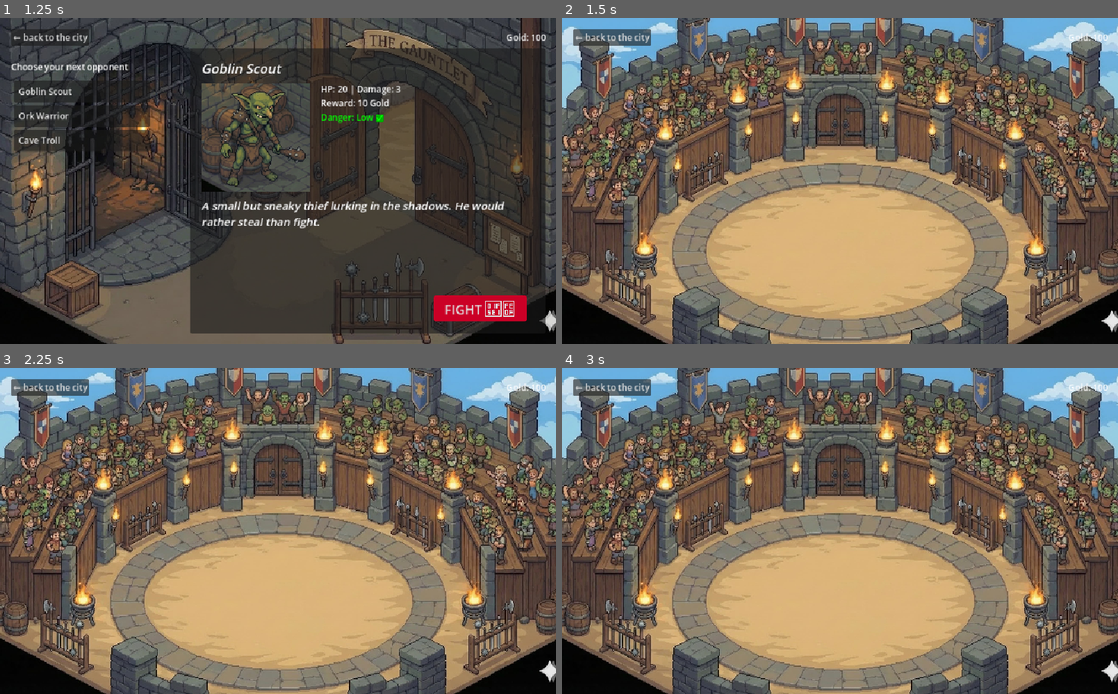
Above: before the commit, frames 1-4 (two rows, left to right).
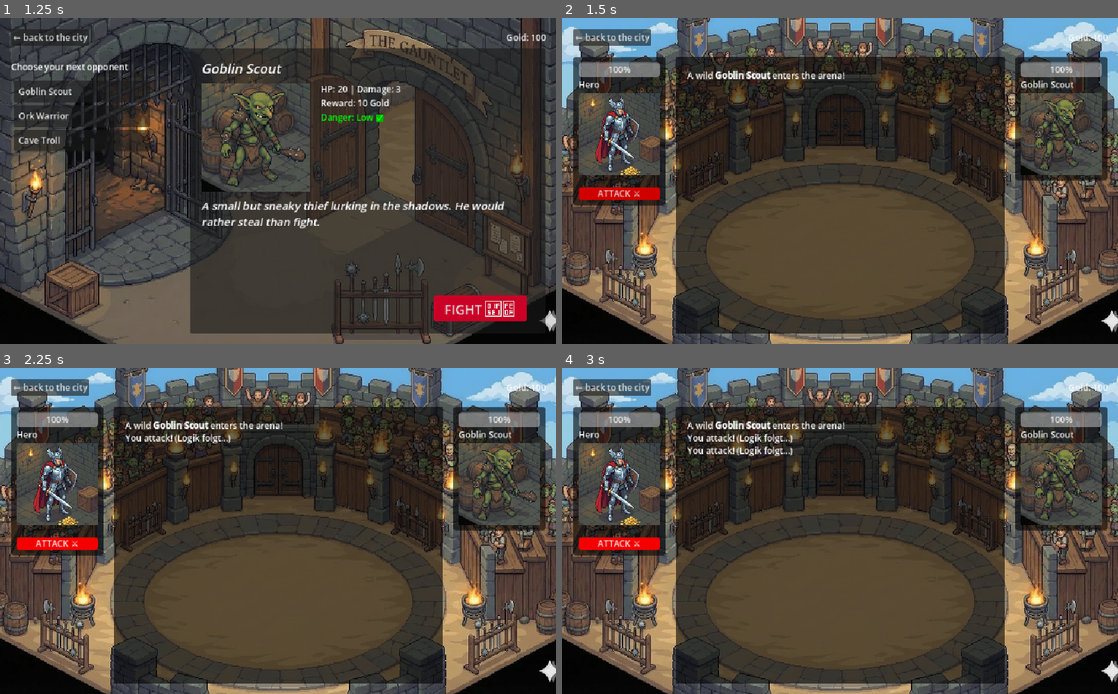
Above: after the commit, the same moments.

Repository: Plata101/Arena-In-Luskan-Godot
Game: Godot game, scene res://scenes/city_hub.tscn
The game is run twice, just before and just after one commit, with the same random seed, the same clock (stepped at 60 frames per second) and the same inputs. The engine's default icon, where the game draws it, is replaced by a stand-in: a white triangle on a blue panel in a dark square.
Inputs (mouse positions are in pixels of both pictures, inside the frame that each line leads up to):
- Up to frame 1 (1.25 s): click "Enter Arena" at 0.5 s
- Up to frame 2 (1.5 s): click "FIGHT 🗡️" at 1.25 s
- Up to frame 3 (2.25 s): click (55, 544) at 2 s, where only the run after the commit has a clickable "ATTACK ⚔️"
- Up to frame 4 (3 s): click (617, 544) at 2.75 s, where only the run after the commit has a clickable "ATTACK ⚔️"

Frame 1 is identical in both runs. In frame 2, 61% of the frame differs, in the area x 2-99%, y 11-97%; in frame 3, 61%; in frame 4, 61%.

Commit message:
battle scene layout

Diff:
--- a/scenes/battle.tscn
+++ b/scenes/battle.tscn
@@ -1,7 +1,49 @@
-[gd_scene load_steps=3 format=3 uid="uid://bib0uw033c255"]
+[gd_scene load_steps=10 format=3 uid="uid://bib0uw033c255"]
 
 [ext_resource type="Texture2D" uid="uid://0p6iudqoif6n" path="res://assets/sprites/arena-bg.jpg" id="1_dn72j"]
 [ext_resource type="Script" uid="uid://funfqv4qk4gl" path="res://scripts/battle.gd" id="1_th188"]
+[ext_resource type="Texture2D" uid="uid://dqldtypgjtpp" path="res://assets/sprites/hero.png" id="3_p1qf1"]
+
+[sub_resource type="StyleBoxFlat" id="StyleBoxFlat_th188"]
+content_margin_left = 10.0
+content_margin_top = 10.0
+content_margin_right = 10.0
+content_margin_bottom = 10.0
+bg_color = Color(0, 0, 0, 0.588235)
+corner_radius_top_left = 5
+corner_radius_top_right = 5
+corner_radius_bottom_right = 5
+corner_radius_bottom_left = 5
+
+[sub_resource type="StyleBoxEmpty" id="StyleBoxEmpty_p1qf1"]
+
+[sub_resource type="StyleBoxFlat" id="StyleBoxFlat_lpir7"]
+bg_color = Color(0.961518, 4.45209e-06, 9.62615e-07, 1)
+corner_radius_top_left = 5
+corner_radius_top_right = 5
+corner_radius_bottom_right = 5
+corner_radius_bottom_left = 5
+
+[sub_resource type="StyleBoxFlat" id="StyleBoxFlat_a12nh"]
+bg_color = Color(0.843137, 0, 0, 1)
+corner_radius_top_left = 5
+corner_radius_top_right = 5
+corner_radius_bottom_right = 5
+corner_radius_bottom_left = 5
+
+[sub_resource type="StyleBoxFlat" id="StyleBoxFlat_6vh42"]
+bg_color = Color(0.819608, 0, 0, 1)
+corner_radius_top_left = 5
+corner_radius_top_right = 5
+corner_radius_bottom_right = 5
+corner_radius_bottom_left = 5
+
+[sub_resource type="StyleBoxFlat" id="StyleBoxFlat_p1qf1"]
+content_margin_left = 20.0
+content_margin_top = 0.0
+content_margin_right = 20.0
+content_margin_bottom = 0.0
+bg_color = Color(0, 0, 0, 0.588235)
 
 [node name="Battle" type="Control"]
 layout_mode = 3
@@ -32,6 +74,7 @@
 
 [node name="VBoxContainer" type="VBoxContainer" parent="MarginContainer"]
 layout_mode = 2
+theme_override_constants/separation = 20
 
 [node name="HBoxContainer2" type="HBoxContainer" parent="MarginContainer/VBoxContainer"]
 layout_mode = 2
@@ -49,3 +92,84 @@
 unique_name_in_owner = true
 layout_mode = 2
 text = "Gold: 0"
+
+[node name="BattleField" type="HBoxContainer" parent="MarginContainer/VBoxContainer"]
+layout_mode = 2
+size_flags_vertical = 3
+theme_override_constants/separation = 20
+
+[node name="HeroPanel" type="PanelContainer" parent="MarginContainer/VBoxContainer/BattleField"]
+layout_mode = 2
+size_flags_vertical = 0
+theme_override_styles/panel = SubResource("StyleBoxFlat_th188")
+
+[node name="HeroColumn" type="VBoxContainer" parent="MarginContainer/VBoxContainer/BattleField/HeroPanel"]
+unique_name_in_owner = true
+custom_minimum_size = Vector2(150, 0)
+layout_mode = 2
+
+[node name="HeroHealth" type="ProgressBar" parent="MarginContainer/VBoxContainer/BattleField/HeroPanel/HeroColumn"]
+unique_name_in_owner = true
+layout_mode = 2
+value = 100.0
+
+[node name="HeroName" type="Label" parent="MarginContainer/VBoxContainer/BattleField/HeroPanel/HeroColumn"]
+unique_name_in_owner = true
+layout_mode = 2
+
+[node name="HeroVisual" type="TextureRect" parent="MarginContainer/VBoxContainer/BattleField/HeroPanel/HeroColumn"]
+unique_name_in_owner = true
+custom_minimum_size = Vector2(150, 150)
+layout_mode = 2
+texture = ExtResource("3_p1qf1")
+expand_mode = 1
+stretch_mode = 5
+
+[node name="Control" type="Control" parent="MarginContainer/VBoxContainer/BattleField/HeroPanel/HeroColumn"]
+custom_minimum_size = Vector2(0, 15)
+layout_mode = 2
+
+[node name="AttackButton" type="Button" parent="MarginContainer/VBoxContainer/BattleField/HeroPanel/HeroColumn"]
+unique_name_in_owner = true
+layout_mode = 2
+theme_override_styles/focus = SubResource("StyleBoxEmpty_p1qf1")
+theme_override_styles/hover = SubResource("StyleBoxFlat_lpir7")
+theme_override_styles/pressed = SubResource("StyleBoxFlat_a12nh")
+theme_override_styles/normal = SubResource("StyleBoxFlat_6vh42")
+text = "ATTACK ⚔️"
+
+[node name="LogArea" type="PanelContainer" parent="MarginContainer/VBoxContainer/BattleField"]
+layout_mode = 2
+size_flags_horizontal = 3
+theme_override_styles/panel = SubResource("StyleBoxFlat_p1qf1")
+
+[node name="BattleLog" type="RichTextLabel" parent="MarginContainer/VBoxContainer/BattleField/LogArea"]
+unique_name_in_owner = true
+layout_mode = 2
+
+[node name="EnemyPanel" type="PanelContainer" parent="MarginContainer/VBoxContainer/BattleField"]
+layout_mode = 2
+size_flags_vertical = 0
+theme_override_styles/panel = SubResource("StyleBoxFlat_th188")
+
+[node name="HeroColumn" type="VBoxContainer" parent="MarginContainer/VBoxContainer/BattleField/EnemyPanel"]
+custom_minimum_size = Vector2(150, 0)
+layout_mode = 2
+
+[node name="EnemyHealth" type="ProgressBar" parent="MarginContainer/VBoxContainer/BattleField/EnemyPanel/HeroColumn"]
+unique_name_in_owner = true
+layout_mode = 2
+value = 100.0
+
+[node name="EnemyName" type="Label" parent="MarginContainer/VBoxContainer/BattleField/EnemyPanel/HeroColumn"]
+unique_name_in_owner = true
+layout_mode = 2
+
+[node name="EnemyVisual" type="TextureRect" parent="MarginContainer/VBoxContainer/BattleField/EnemyPanel/HeroColumn"]
+unique_name_in_owner = true
+custom_minimum_size = Vector2(150, 150)
+layout_mode = 2
+expand_mode = 1
+stretch_mode = 5
+
+[connection signal="pressed" from="MarginContainer/VBoxContainer/BattleField/HeroPanel/HeroColumn/AttackButton" to="." method="_on_attack_button_pressed"]
--- a/scripts/battle.gd
+++ b/scripts/battle.gd
@@ -2,18 +2,53 @@
 
 @onready var goldLabel = %GoldLabel
 @onready var btnBack = %BtnBack
+@onready var enemyName = %EnemyName
+@onready var enemyHealthBar = %EnemyHealth
+@onready var enemyVisual = %EnemyVisual
+@onready var battleLog = %BattleLog
+@onready var attackButton = %AttackButton
+
+@onready var heroName = %HeroName
 
 
 func _ready():
 
-	# 1. Header Updates (Gold anzeigen)
 	if goldLabel:
 		goldLabel.text = "Gold: " + str(GameManager.currentGold)
 
-	# 2. Back Button verbinden
-	# Prüfen ob der Button da ist, um Abstürze zu vermeiden
 	if btnBack:
 		btnBack.pressed.connect(_on_btn_back_pressed)
 
+	if GameManager.currentEnemy:
+		setupBattle(GameManager.currentEnemy)
+	else:
+		logText("[color=red]No opponent found![/color]")
+
+func setupBattle(enemyData):
+	# Namen setzen
+	heroName.text = "Hero"
+	enemyName.text = enemyData.get("name", "Unknown")
+
+	# HP setzen
+	var maxHp = enemyData.get("hp", 10)
+	enemyHealthBar.max_value = maxHp
+	enemyHealthBar.value = maxHp
+
+	# Bild setzten
+	if "icon" in enemyData and enemyData["icon"] != null:
+		# WICHTIG: Wir müssen den Pfad (String) laden!
+		enemyVisual.texture = load(enemyData["icon"])
+
+	# Start message
+	logText("A wild [b]" + enemyName.text + "[/b] enters the arena!")
+
+
+func logText(text: String):
+	battleLog.append_text("\n" + text)
+
 func _on_btn_back_pressed():
 	get_tree().change_scene_to_file("res://scenes/city_hub.tscn")
+
+
+func _on_attack_button_pressed():
+		logText("You attack! (Logik folgt...)")
Binary file added: assets/sprites/hero.png
Not shown, added: assets/sprites/hero.png.import
Not shown, changed: assets/.DS_Store
